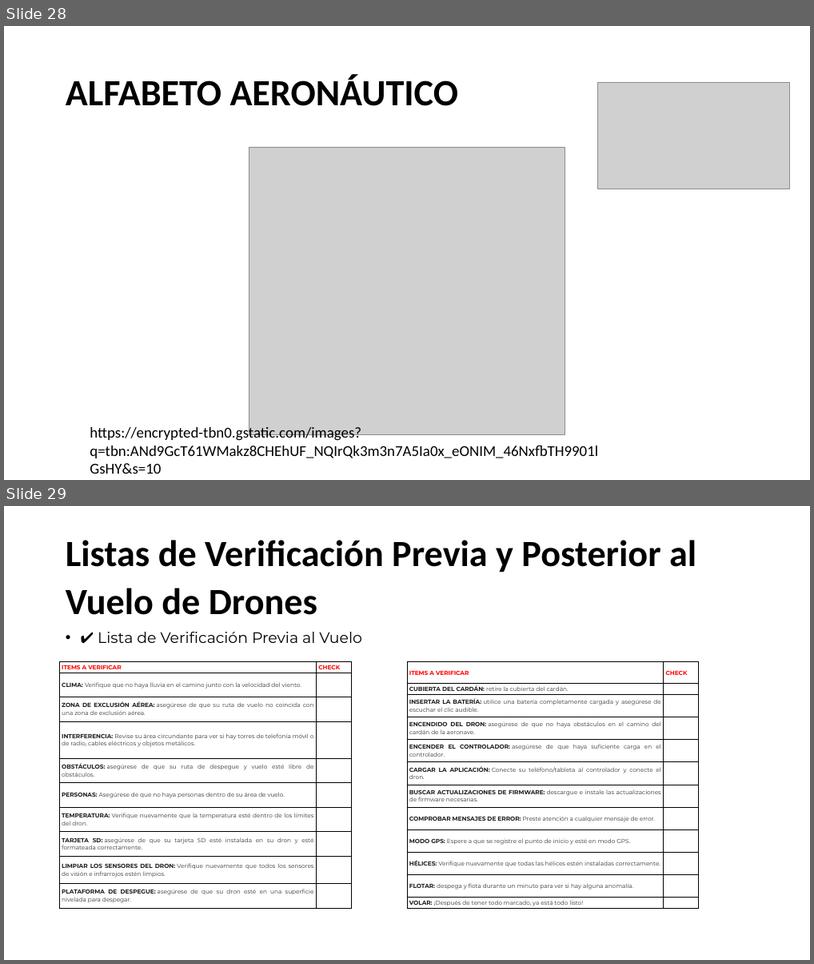
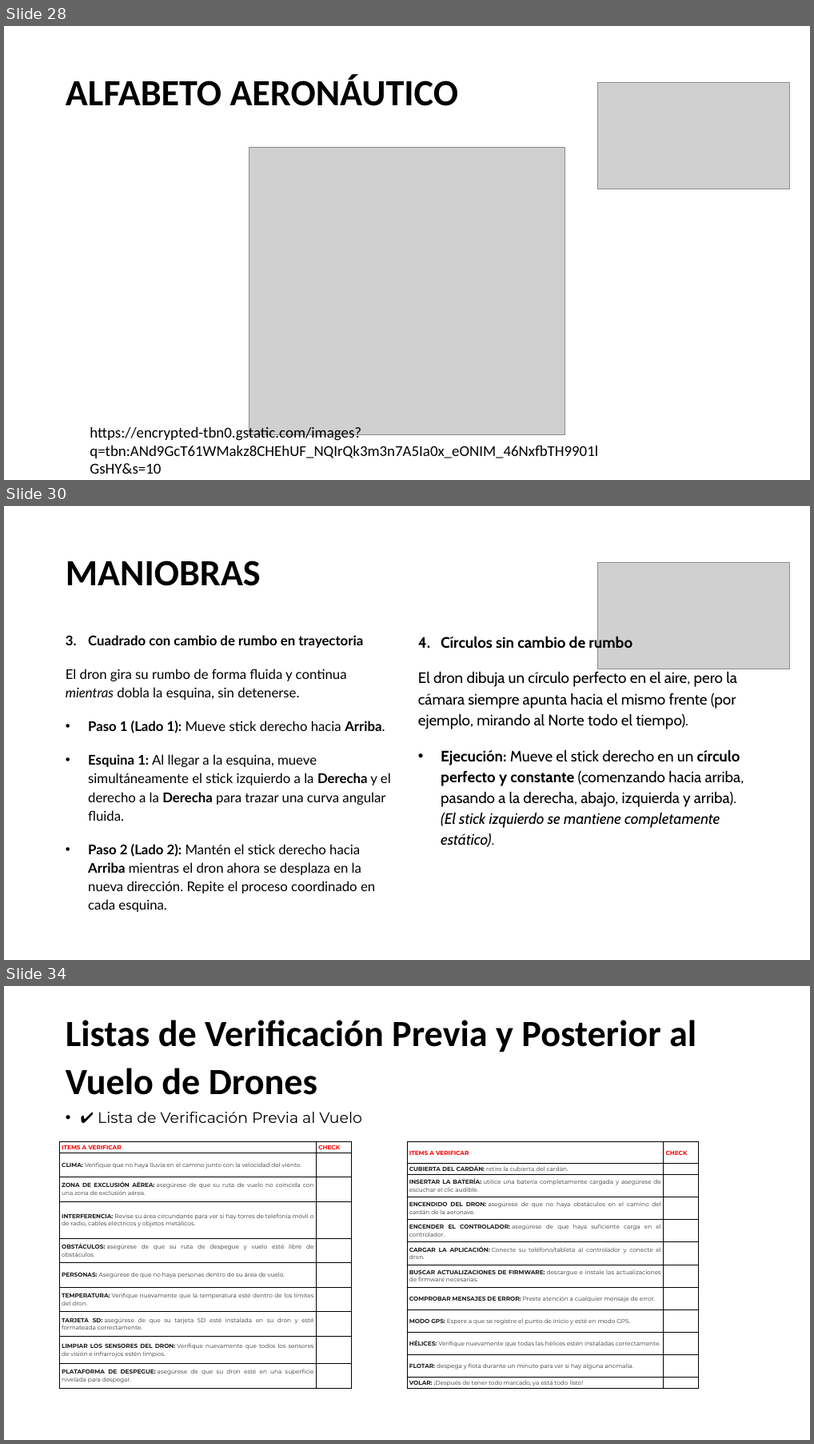
Before and after one commit to Dimitri-1999/drones, a slide deck: curso_pilotos_uav.pptx. Shown one above the other, each under a label of ours: slides 28 and 29 before the commit, slides 28, 30 and 34 after it; the slides between them are not shown. The pictures are 814x964 and 814x1444 pixels, drawn with LibreOffice and Linux fonts; fonts in the diff are those of the drawing; grey boxes stand for pictures; background and template pictures are left out. Boxes give left, top, right and bottom in pixels: in the first picture for what was removed or moved away, otherwise in the second. Text is boxed around its words. In the diff, an @@ line names an element or a change of style, - is before the commit and + after.

Commit message:
add maniobras

```diff
--- a/curso_pilotos_uav.pptx
+++ b/curso_pilotos_uav.pptx
@@ slide 30 added at [4, 506, 810, 960], background picture (left out) @@
@@ title added at [66, 560, 261, 586], 44 pt, text #000000, bold @@
+MANIOBRAS
@@ picture added at [598, 563, 790, 669] @@
@@ text added at [66, 635, 391, 912], 16 pt, text #000000 @@
+3. Cuadrado con cambio de rumbo en trayectoria
+El dron gira su rumbo de forma fluida y continua mientras dobla la esquina, sin detenerse.
+• Paso 1 (Lado 1): Mueve stick derecho hacia Arriba.
+• Esquina 1: Al llegar a la esquina, mueve simultáneamente el stick izquierdo a la Derecha y el derecho a la Derecha para trazar una curva angular fluida.
+• Paso 2 (Lado 2): Mantén el stick derecho hacia Arriba mientras el dron ahora se desplaza en la nueva dirección. Repite el proceso coordinado en cada esquina.
@@ text added at [418, 635, 745, 847], 18 pt, text #000000 @@
+4. Círculos sin cambio de rumbo
+El dron dibuja un círculo perfecto en el aire, pero la cámara siempre apunta hacia el mismo frente (por ejemplo, mirando al Norte todo el tiempo).
+• Ejecución: Mueve el stick derecho en un círculo perfecto y constante (comenzando hacia arriba, pasando a la derecha, abajo, izquierda y arriba).
+  (El stick izquierdo se mantiene completamente estático).
@@ what was slide 29 is now slide 34 @@
```
Also in this commit, not shown: 1 slide changed, 4 other slides added.
